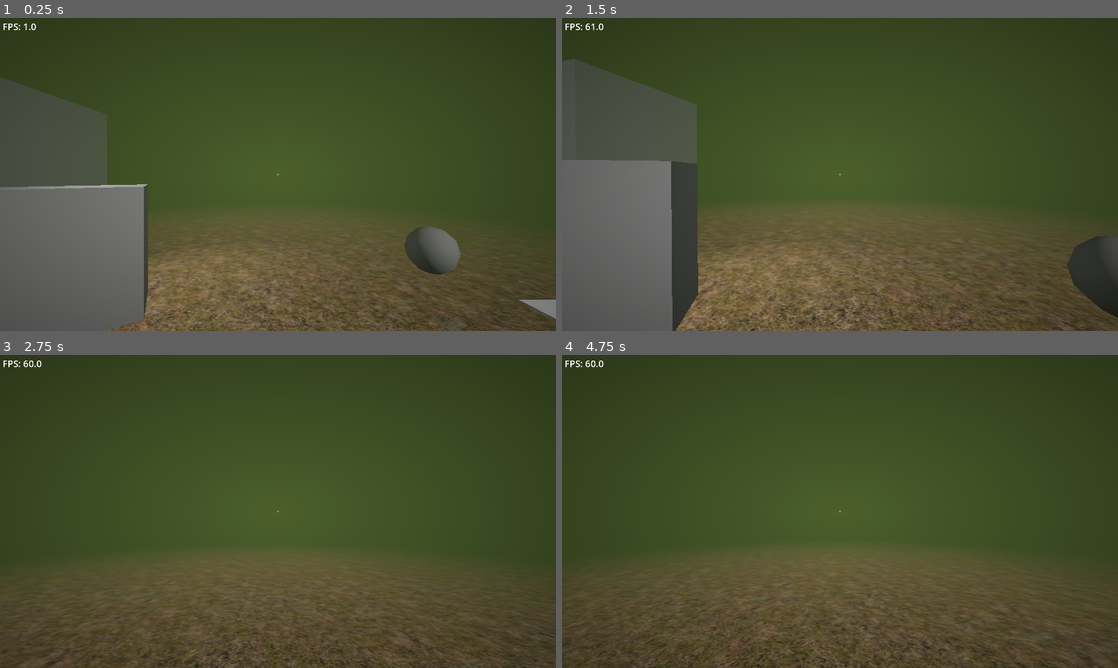
Above: before the commit, frames 1-4 (two rows, left to right).
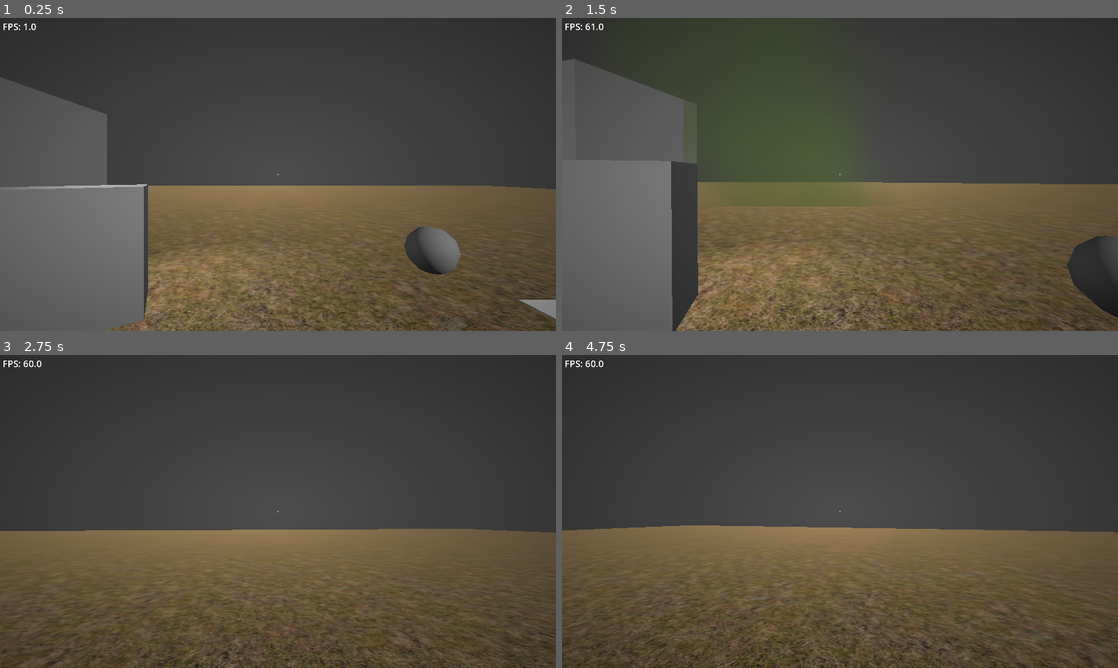
Above: after the commit, the same moments.

Repository: Sea-Men-Studios/Despair
Game: Godot game, scene res://scenes/test_environment.tscn
Two runs of this game, one before a commit and one after it. Both use one fixed random seed, a clock stepped at 60 frames per second and the inputs below. Sound files missing from this copy of the repository are replaced by a short silence.
Inputs (mouse positions are in pixels of both pictures, inside the frame that each line leads up to):
- Up to frame 1 (0.25 s): no input
- Up to frame 2 (1.5 s): tap Enter at 0.5 s; move the mouse to (867, 174) at 0.52 s; hold E (interact) 0.53-1.28 s; hold W (forwards) from 0.53 s (still down); click (867, 174) at 0.67 s; move the mouse to (812, 174) at 1.27 s; tap Q at 1.35 s
- Up to frame 3 (2.75 s): keep holding W (forwards); move the mouse to (289, 505) at 2.02 s; tap Shift at 2.1 s
- Up to frame 4 (4.75 s): keep holding W (forwards); move the mouse to (834, 517) at 2.77 s; tap Alt at 2.85 s; click (834, 517) at 2.92 s; move the mouse to (878, 514) at 3.52 s; hold E (interact) 3.53-4.28 s; move the mouse to (795, 508) at 4.27 s; tap Q at 4.35 s

The runs differ from the first frame. In frame 1, 41% of the frame differs, in the area x 13-100%, y 6-75%; in frame 2, 22%; in frame 3, 47%, in the area x 0-100%, y 6-76%; in frame 4, 46%.

Commit message:
Working on particles

Diff:
--- a/scenes/test_environment.tscn
+++ b/scenes/test_environment.tscn
@@ -4,6 +4,7 @@
 [ext_resource type="PackedScene" uid="uid://dulbjs303pf3h" path="res://scenes/Player.tscn" id="3_nbain"]
 [ext_resource type="Texture2D" uid="uid://2rrm25svrirb" path="res://assets/textures/dead_grass.jpg" id="4_b2arr"]
 [ext_resource type="FontFile" uid="uid://bdc5pulf3pph6" path="res://assets/fonts/Philophobia-0p8d.ttf" id="5_q7yga"]
+[ext_resource type="Texture2D" uid="uid://n6x7333kek1x" path="res://assets/textures/smoke.png" id="5_ut5rl"]
 [ext_resource type="Script" uid="uid://bwgft50o7gqha" path="res://src/debug/fps.gd" id="6_b2arr"]
 [ext_resource type="Script" uid="uid://bn3i3o85qv2ar" path="res://src/objects/test_grabbable.gd" id="6_frvy6"]
 [ext_resource type="Script" uid="uid://drc54agwk85uw" path="res://src/objects/note.gd" id="7_b2arr"]
@@ -12,7 +13,6 @@
 [ext_resource type="AudioStream" uid="uid://dxwxwwofkywwj" path="res://assets/Audio/morsecodetest.ogg" id="18_wwk3j"]
 
 [sub_resource type="Environment" id="Environment_83ng5"]
-fog_enabled = true
 fog_mode = 1
 fog_light_color = Color(0.29411766, 0.37254903, 0.1764706, 1)
 fog_density = 1.0
@@ -53,6 +53,27 @@
 material = SubResource("StandardMaterial3D_gh7k3")
 subdivide_depth = 1
 
+[sub_resource type="ParticleProcessMaterial" id="ParticleProcessMaterial_q7yga"]
+emission_shape = 3
+emission_box_extents = Vector3(20, 5, 20)
+direction = Vector3(0, 0, 0)
+spread = 110.647
+gravity = Vector3(0, 0, 0)
+scale_max = 16.38
+
+[sub_resource type="StandardMaterial3D" id="StandardMaterial3D_kr1d5"]
+transparency = 1
+albedo_color = Color(0.22207353, 0.2848043, 0.12768137, 1)
+albedo_texture = ExtResource("5_ut5rl")
+emission_enabled = true
+emission = Color(0.22352941, 0.28627452, 0.12941177, 1)
+billboard_mode = 1
+
+[sub_resource type="PlaneMesh" id="PlaneMesh_b2563"]
+material = SubResource("StandardMaterial3D_kr1d5")
+size = Vector2(16, 16)
+orientation = 2
+
 [sub_resource type="FogMaterial" id="FogMaterial_ca36r"]
 density = 0.4
 albedo = Color(0.29437688, 0.37215257, 0.1751729, 1)
@@ -86,7 +107,7 @@
 metadata/_edit_lock_ = true
 
 [node name="DirectionalLight3D" type="DirectionalLight3D" parent="World/WorldEnvironment" unique_id=578331651]
-transform = Transform3D(0.79376996, -0.28991374, 0.5346768, 0, 0.87908727, 0.47666085, -0.6082181, -0.37835905, 0.69779307, 4.9426937, 10.104957, 6.3584127)
+transform = Transform3D(0.79376996, -0.28991374, 0.5346768, 0, 0.87908727, 0.47666085, -0.6082181, -0.37835905, 0.69779307, 12.085648, 50.240433, 156.24045)
 
 [node name="Prism" type="MeshInstance3D" parent="World" unique_id=844828494]
 transform = Transform3D(0.8735505, 0, 0.48673356, 0, 1, 0, -0.48673356, 0, 0.8735505, -3.8897986, 2.3343768, -3.7755048)
@@ -138,10 +159,20 @@
 [node name="CollisionShape3D" type="CollisionShape3D" parent="World/MeshInstance3D/StaticBody3D" unique_id=97510277]
 shape = SubResource("ConcavePolygonShape3D_5qein")
 
+[node name="GPUParticles3D" type="GPUParticles3D" parent="World" unique_id=182926617]
+transform = Transform3D(1, 0, 0, 0, 1, 0, 0, 0, 1, 0, 6.474313, 0.23003387)
+sorting_use_aabb_center = false
+amount = 50
+lifetime = 10.0
+fixed_fps = 10
+process_material = SubResource("ParticleProcessMaterial_q7yga")
+draw_pass_1 = SubResource("PlaneMesh_b2563")
+
 [node name="CharacterBody3D" parent="." unique_id=136917392 instance=ExtResource("3_nbain")]
 transform = Transform3D(1, 0, 0, 0, 1, 0, 0, 0, 1, 0, 3.6298447, 0)
 
 [node name="FogVolume" type="FogVolume" parent="CharacterBody3D" unique_id=870188881]
+visible = false
 size = Vector3(8, 5, 8)
 shape = 2
 material = SubResource("FogMaterial_ca36r")
Binary file added: assets/textures/smoke.png
Not shown, added: assets/textures/smoke.png.import
Not shown, added: assets/textures/smoke.png~
